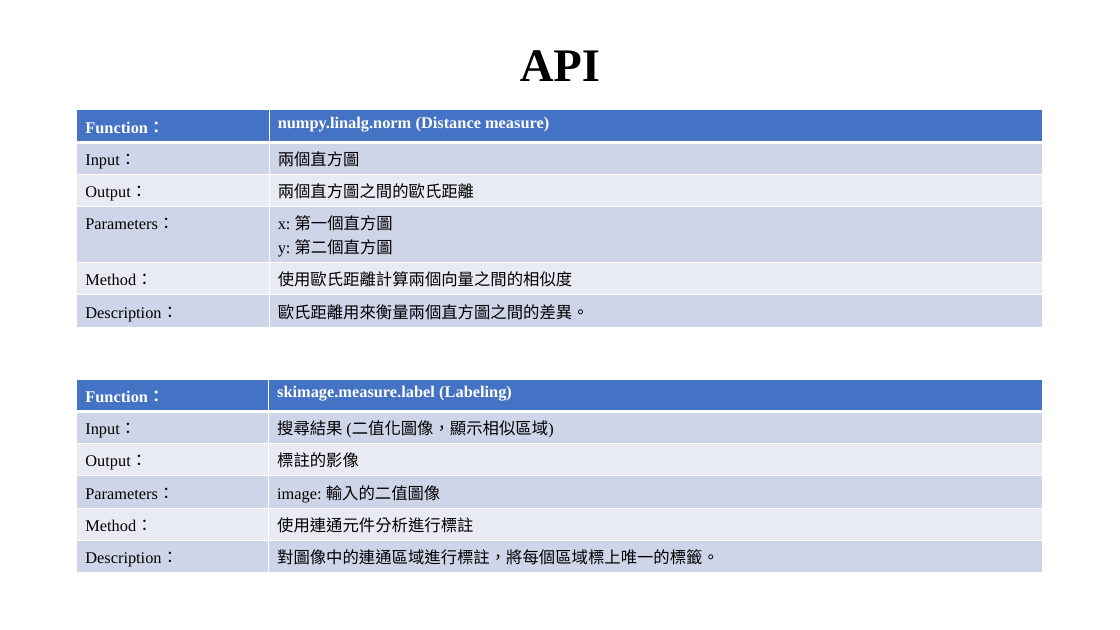
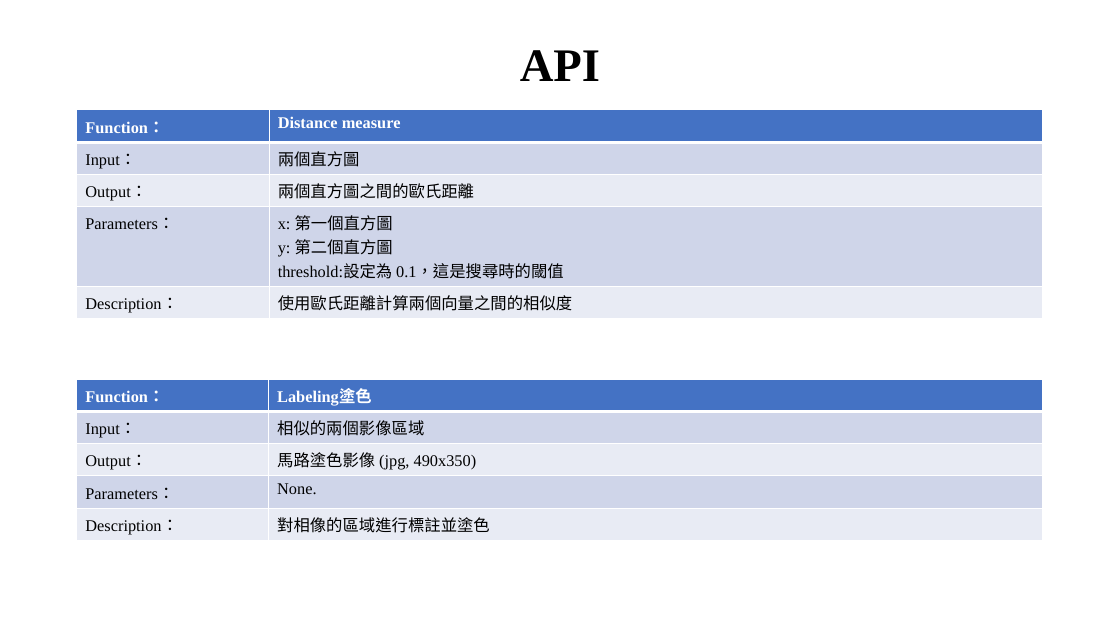
Before and after one commit to xup6tp6u4/Image-processing, a slide deck: slide 7 of 馬路分割_F112112136_林宸毅.pptx (slide 9 before the commit). Drawn at 1120x630 pixels with LibreOffice and Linux fonts; fonts in the diff are those of the drawing; background and template pictures are left out. Boxes give left, top, right and bottom in pixels: in the first picture for what was removed or moved away, otherwise in the second. Text is boxed around its words. In the diff, an @@ line names an element or a change of style, - is before the commit and + after.

Commit message:
嵌入式影像處理-馬路分割

```diff
--- a/馬路分割_F112112136_林宸毅.pptx
+++ b/馬路分割_F112112136_林宸毅.pptx
@@ table at bbox=[77, 110, 1044, 317] @@
-row 1, column 2: numpy.linalg.norm (Distance measure)
+row 1, column 2: Distance measure
-row 4: Parameters： | x: 第一個直方圖 / y: 第二個直方圖
-row 5: Method： | 使用歐氏距離計算兩個向量之間的相似度
-row 6: Description： | 歐氏距離用來衡量兩個直方圖之間的差異。
+row 4: Parameters： | x: 第一個直方圖 / y: 第二個直方圖 / threshold:設定為 0.1，這是搜尋時的閾值
+row 5: Description： | 使用歐氏距離計算兩個向量之間的相似度
@@ table at bbox=[77, 379, 1044, 540] @@
-row 1: Function： | skimage.measure.label (Labeling)
-row 2: Input： | 搜尋結果 (二值化圖像，顯示相似區域)
-row 3: Output： | 標註的影像
-row 4: Parameters： | image: 輸入的二值圖像
-row 5: Method： | 使用連通元件分析進行標註
-row 6: Description： | 對圖像中的連通區域進行標註，將每個區域標上唯一的標籤。
+row 1: Function： | Labeling塗色
+row 2: Input： | 相似的兩個影像區域
+row 3: Output： | 馬路塗色影像 (jpg, 490x350)
+row 4: Parameters： | None.
+row 5: Description： | 對相像的區域進行標註並塗色
```
Also in this commit, not shown: 3 other slides changed, 4 slides removed.
